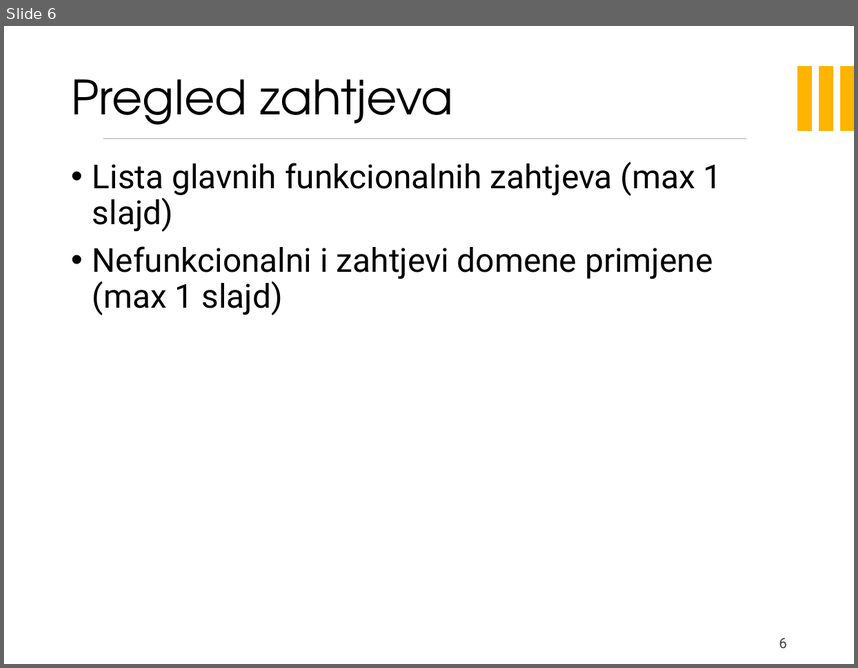
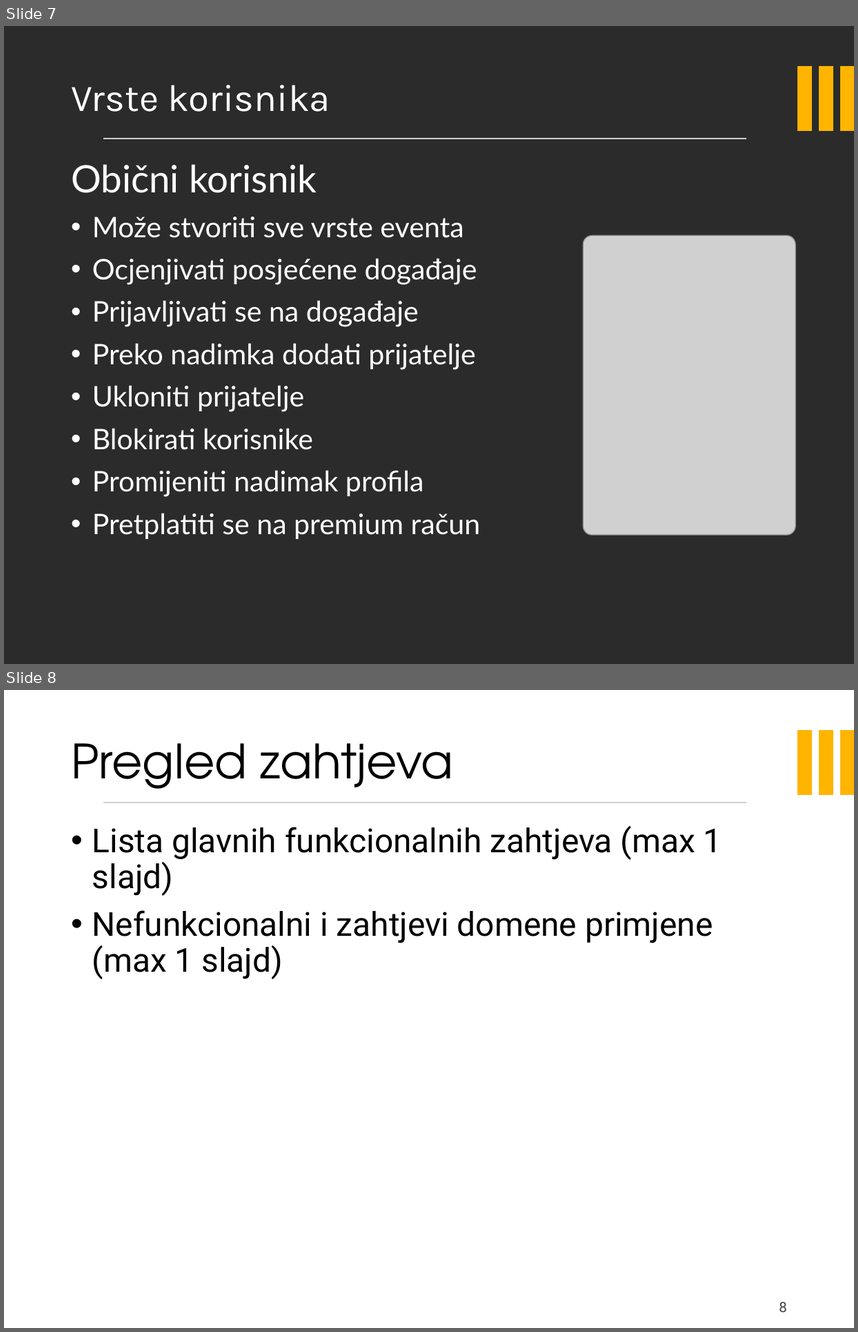
Before and after one commit to velimirkovacic/software_engineering_project, a slide deck: Dokumentacija/Prezentacija/EventkoPreza.pptx. Shown one above the other, each under a label of ours: slide 6 before the commit, slides 7 and 8 after it. The pictures are 858x668 and 858x1332 pixels, drawn with LibreOffice and Linux fonts; fonts in the diff are those of the drawing; grey boxes stand for pictures; background and template pictures are left out; a plain dark background stands for a picture behind light text. Boxes give left, top, right and bottom in pixels: in the first picture for what was removed or moved away, otherwise in the second. Text is boxed around its words. In the diff, an @@ line names an element or a change of style, - is before the commit and + after.

Commit message:
dodana razrada evenata i korisnik

```diff
--- a/Dokumentacija/Prezentacija/EventkoPreza.pptx
+++ b/Dokumentacija/Prezentacija/EventkoPreza.pptx
@@ slide 7 added at <box>4,26,854,664</box>, background picture (left out); not listed: 4 template elements that a slide beside it also shows @@
@@ title added at <box>71,85,330,112</box>, 32 pt, text #FFFFFF @@
+Vrste korisnika
@@ text added at <box>71,164,480,539</box>, 24 pt, text #FFFFFF @@
+Obični korisnik
+• Može stvoriti sve vrste eventa
+• Ocjenjivati posjećene događaje
+• Prijavljivati se na događaje
+• Preko nadimka dodati prijatelje
+• Ukloniti prijatelje
+• Blokirati korisnike
+• Promijeniti nadimak profila
+• Pretplatiti se na premium račun
@@ picture added at <box>583,235,795,535</box> @@
@@ what was slide 6 is now slide 8 @@
@@ page number at <box>779,1301,787,1312</box>: text changed @@
-6
+8
```
Also in this commit, not shown: 2 slides changed, 3 other slides added, 2 slides removed.
